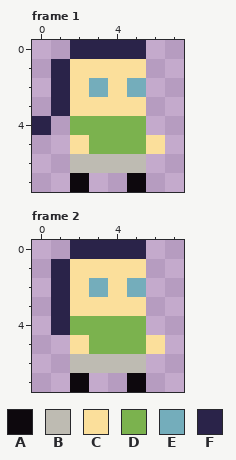
File history of a pixel-art file, raw_sprites/pfm_poc.aseprite. Above, as it was before the edit.
8x8 pixels, 6 frames. Shown: frame 1, frame 2. The commit also changed other frames, which this record leaves out.
Palette (. is transparent): A #0d080d  B #bebbb2  C #fbdf9b  D #7bb24e  E #74adbb  F #2a2349
Pixels before, frame 1, first column x 0:
0 ..FFFF.
1 .FCCCC.
2 .FCECE.
3 .FCCCC.
4 F.DDDD.
5 ..CDDDC
6 ..BBBB.
7 ..A..A.
Pixels before, frame 2, first column x 1:
0 .FFFF.
1 FCCCC.
2 FCECE.
3 FCCCC.
4 FDDDD.
5 .CDDDC
6 .BBBB.
7 .A..A.
New version:
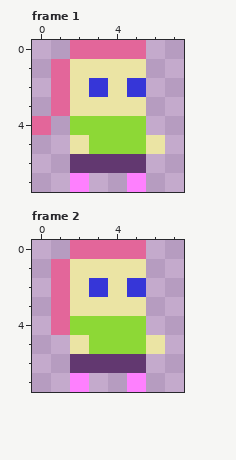
Commit: princess fart machine is pinker
Changes in this commit:
colour A: #0d080d -> #fe80fe
colour B: #bebbb2 -> #623870
colour C: #fbdf9b -> #ebe4a4
colour D: #7bb24e -> #8dd836
colour E: #74adbb -> #3636d8
colour F: #2a2349 -> #e3669a
Changed places in both pictures, as pixel boxes (x1, y1, x2, y2):
changed: (32, 40, 165, 192)
changed: (51, 240, 165, 392)
